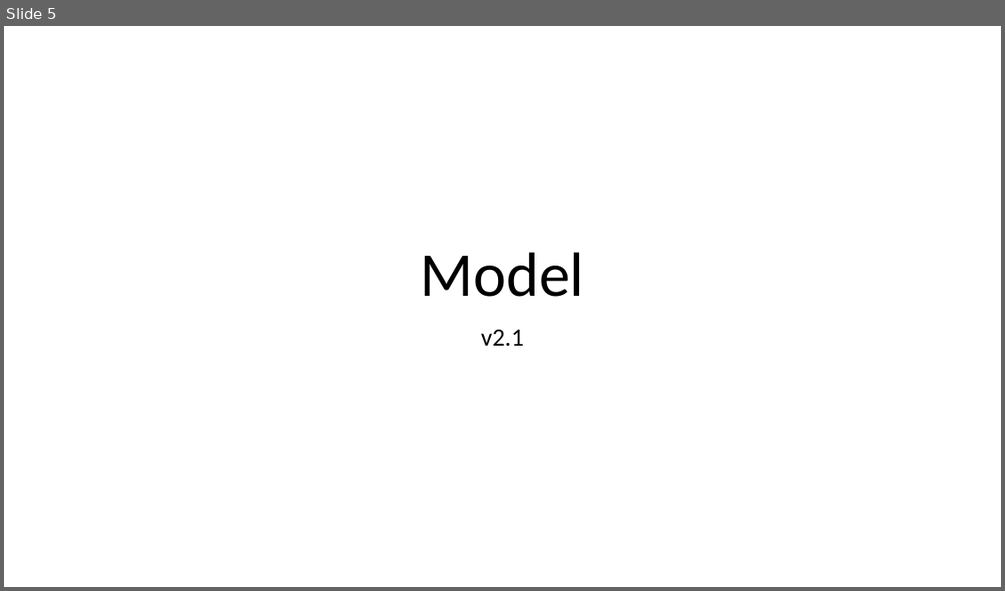
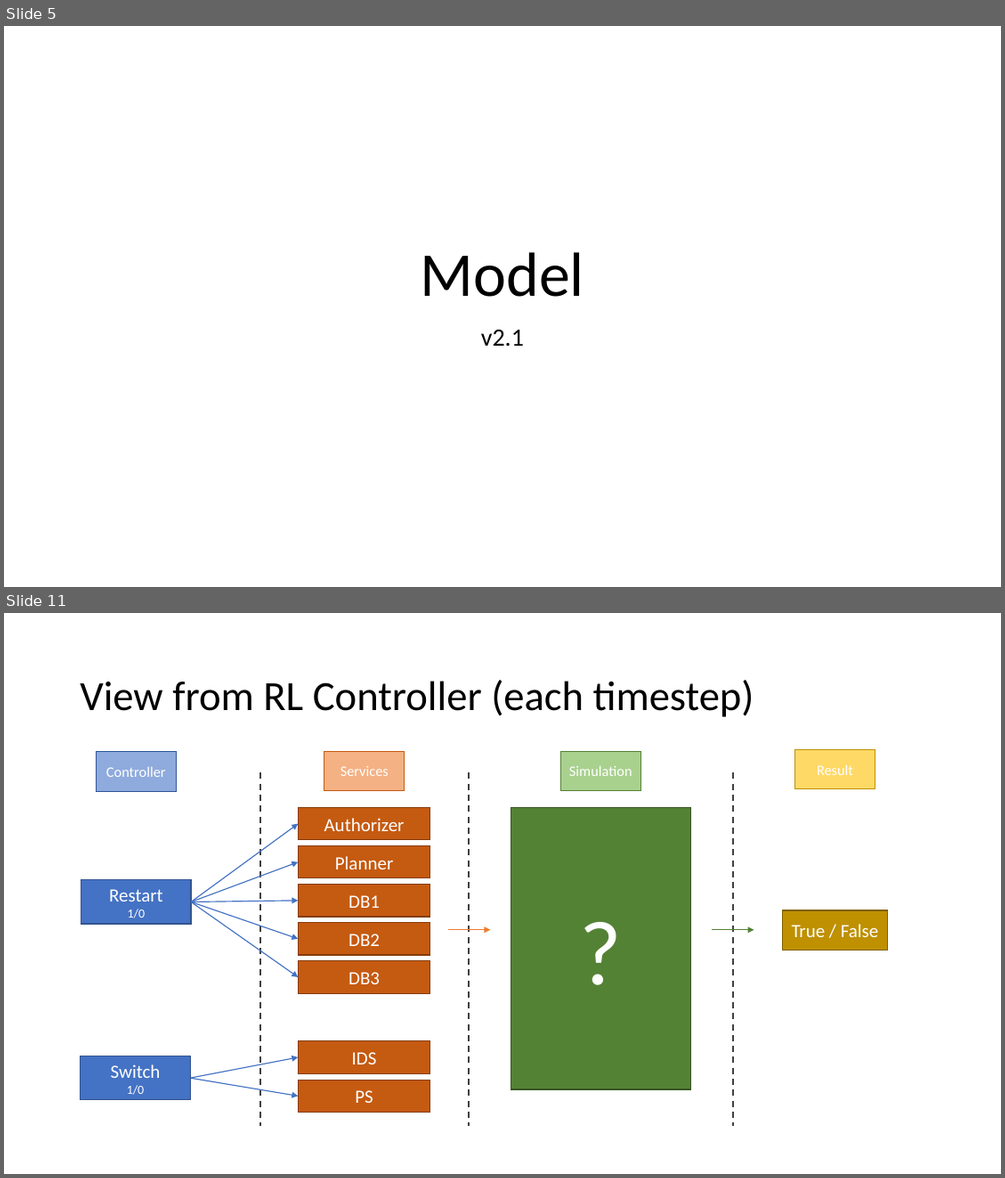
Before and after one commit to cailllev/PA, a slide deck: Model.pptx. Shown one above the other, each under a label of ours: slide 5 before the commit, slides 5 and 11 after it; the slides between them are not shown. The pictures are 1005x591 and 1005x1178 pixels, drawn with LibreOffice and Linux fonts; fonts in the diff are those of the drawing. Boxes give left, top, right and bottom in pixels: in the first picture for what was removed or moved away, otherwise in the second. Text is boxed around its words. In the diff, an @@ line names an element or a change of style, - is before the commit and + after.

```diff
--- a/Model.pptx
+++ b/Model.pptx
@@ slide 11 added at box(4, 613, 1001, 1174), background #FFFFFF @@
@@ title added at box(80, 680, 754, 717), 40 pt, text #000000 @@
+View from RL Controller (each timestep)
@@ rectangle added at box(96, 752, 176, 792), fill #8FAADC, outline #2F5597 1 pt, 14 pt, text #FFFFFF @@
+Controller
@@ rectangle added at box(324, 751, 404, 791), fill #F4B183, outline #C55A11 1 pt, 14 pt, text #FFFFFF @@
+Services
@@ rectangle added at box(560, 751, 640, 791), fill #A9D18E, outline #548235 1 pt, 14 pt, text #FFFFFF @@
+Simulation
@@ rectangle added at box(795, 750, 875, 789), fill #FFD966, outline #BF9000 1 pt, 14 pt, text #FFFFFF @@
+Result
@@ line added from (260, 773) to (260, 1126), #404040 1.5 pt dashed @@
@@ line added from (469, 773) to (469, 1126), #404040 1.5 pt dashed @@
@@ line added from (733, 773) to (733, 1126), #404040 1.5 pt dashed @@
@@ arrow added from (191, 901) to (298, 824), #4472C4 1 pt @@
@@ rectangle added at box(298, 807, 430, 840), fill #C55A11, outline #843C0B 1 pt, 18 pt, text #FFFFFF @@
+Authorizer
@@ rectangle added at box(511, 807, 690, 1089), fill #548235, outline #385723 1 pt, 88 pt, text #FFFFFF @@
+?
@@ rectangle added at box(298, 845, 430, 877), fill #C55A11, outline #843C0B 1 pt, 18 pt, text #FFFFFF @@
+Planner
@@ arrow added from (191, 901) to (298, 862), #4472C4 1 pt @@
@@ rectangle added at box(81, 880, 191, 925), fill #4472C4, outline #325491 1 pt, 18 pt, text #FFFFFF @@
+Restart
+1/0
@@ arrow added from (191, 901) to (298, 900), #4472C4 1 pt @@
@@ arrow added from (191, 901) to (298, 939), #4472C4 1 pt @@
@@ arrow added from (191, 901) to (298, 977), #4472C4 1 pt @@
@@ rectangle added at box(298, 884, 430, 916), fill #C55A11, outline #843C0B 1 pt, 18 pt, text #FFFFFF @@
+DB1
@@ rectangle added at box(298, 923, 430, 955), fill #C55A11, outline #843C0B 1 pt, 18 pt, text #FFFFFF @@
+DB2
@@ arrow added from (448, 930) to (490, 930), #ED7D31 1 pt @@
@@ arrow added from (712, 930) to (754, 930), #548235 1 pt @@
@@ rectangle added at box(783, 910, 887, 950), fill #BF9000, outline #806000 1 pt, 18 pt, text #FFFFFF @@
+True / False
@@ rectangle added at box(298, 961, 430, 993), fill #C55A11, outline #843C0B 1 pt, 18 pt, text #FFFFFF @@
+DB3
@@ rectangle added at box(81, 1055, 190, 1100), fill #4472C4, outline #325491 1 pt, 18 pt, text #FFFFFF @@
+Switch
+1/0
@@ arrow added from (190, 1078) to (298, 1057), #4472C4 1 pt @@
@@ rectangle added at box(298, 1041, 430, 1073), fill #C55A11, outline #843C0B 1 pt, 18 pt, text #FFFFFF @@
+IDS
@@ arrow added from (190, 1078) to (298, 1096), #4472C4 1 pt @@
@@ rectangle added at box(298, 1079, 430, 1111), fill #C55A11, outline #843C0B 1 pt, 18 pt, text #FFFFFF @@
+PS
```
Also in this commit, not shown: 6 slides changed, 2 slides removed.
